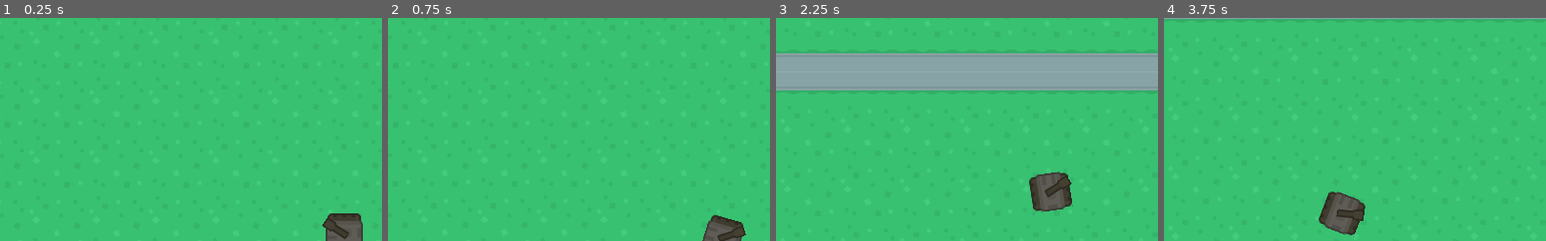
Above: before the commit, frames 1-4 (left to right).
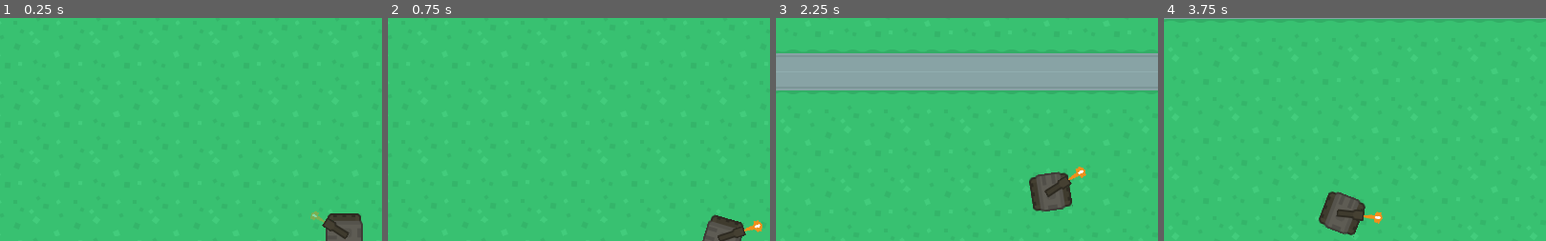
Above: after the commit, the same moments.

Repository: Lucantas/extreme-tank-battle
Game: Godot game, scene res://Main.tscn
Same seed, same stepped clock (60 frames per second), same inputs: the game is played once before the commit and once after it.
Inputs (mouse positions are % of the whole screen's width and height, from its top left):
- Up to frame 1 (0.25 s): no input
- Up to frame 2 (0.75 s): tap Enter at 0.5 s; move the mouse to (72, 45) at 0.52 s; press the mouse at (72, 45) at 0.53 s; hold Right (ui_right) from 0.53 s (still down)
- Up to frame 3 (2.25 s): move the mouse to (30, 55) at 1.27 s; release Right (ui_right) at 1.28 s; release the mouse at (30, 55) at 1.28 s; hold Down (ui_down) 1.28-2.03 s; click (30, 55) at 1.35 s; move the mouse to (60, 28) at 2.02 s; press the mouse at (60, 28) at 2.03 s; hold Right (ui_right) from 2.03 s (still down)
- Up to frame 4 (3.75 s): move the mouse to (45, 70) at 2.77 s; release Right (ui_right) at 2.78 s; release the mouse at (45, 70) at 2.78 s; hold Up (ui_up) 2.78-3.53 s; click (45, 70) at 2.85 s; move the mouse to (80, 65) at 3.52 s; press the mouse at (80, 65) at 3.53 s; hold Left (ui_left) from 3.53 s (still down)
The pictures show only the part of the screen within x 8-58%, y 8-58%; the shares and areas given below are measured in that part.

The runs differ from the first frame. In frame 1, less than 0.1% of the frame differs, in the area x 81-85%, y 86-92%; in frame 2, 0.1%, in the area x 93-98%, y 90-97%; in frame 3, 0.1%; in frame 4, 0.1%.

Commit message:
created animation for muzzle flash

Diff:
--- a/source/Characters/Tank/Player.gd
+++ b/source/Characters/Tank/Player.gd
@@ -1,16 +1,12 @@
-extends KinematicBody2D
+extends "res://Characters/Tank/Tank.gd"
 
-export (int) var speed = 200
-export (float) var rotation_speed = 1.5
-
-var velocity = Vector2()
-var rotation_dir = 0
 var screen_size = 0
 
 func ready():
 	screen_size = get_viewport_rect().size
 
 func get_input():
+	rotation_speed = 1.5
 	$Barrel.look_at(get_global_mouse_position())
 	screen_size = get_viewport_rect().size
 	rotation_dir = 0
@@ -25,10 +21,26 @@
 	if Input.is_action_pressed('ui_up'):
 	    velocity = Vector2(speed, 0).rotated(rotation)
 
+
 	position.x = clamp(position.x, 0, screen_size.x)
 	position.y = clamp(position.y, 0, screen_size.y)
 
+func handle_shoot():
+	if Input.is_action_pressed("fire"):
+		$Barrel/MuzzleFlash.show()
+		$AnimationPlayer.play("muzzle-flash")
+
+	if Input.is_action_just_released("fire"):
+		$Barrel/MuzzleFlash.hide()
+		$AnimationPlayer.stop()
+
+
 func _physics_process(delta):
 	get_input()
+	handle_shoot()
 	rotation += rotation_dir * rotation_speed * delta
 	move_and_slide(velocity)
+
+
+func _on_AnimationPlayer_finished():
+	$AnimationPlayer.stop()
--- a/source/Characters/Tank/Player.tscn
+++ b/source/Characters/Tank/Player.tscn
@@ -1,12 +1,55 @@
-[gd_scene load_steps=6 format=2]
+[gd_scene load_steps=8 format=2]
 
 [ext_resource path="res://Characters/Tank/Player.gd" type="Script" id=1]
 [ext_resource path="res://assets/tilesets/onlyObjects_default.png" type="Texture" id=2]
 [ext_resource path="res://assets/allSprites_default_fixed.png" type="Texture" id=3]
 [ext_resource path="res://Characters/Tank/Barrel.gd" type="Script" id=4]
+[ext_resource path="res://assets/allSprites_default.png" type="Texture" id=5]
 
 [sub_resource type="RectangleShape2D" id=1]
 extents = Vector2( 18.0637, 19.8665 )
+
+[sub_resource type="Animation" id=2]
+resource_name = "muzzle-flash"
+length = 0.15
+loop = true
+step = 0.01
+tracks/0/type = "value"
+tracks/0/path = NodePath("Barrel/MuzzleFlash:modulate")
+tracks/0/interp = 1
+tracks/0/loop_wrap = true
+tracks/0/imported = false
+tracks/0/enabled = true
+tracks/0/keys = {
+"times": PoolRealArray( 0.000640099, 0.08, 0.14 ),
+"transitions": PoolRealArray( 1, 1, 1 ),
+"update": 0,
+"values": [ Color( 1, 1, 1, 1 ), Color( 1, 1, 1, 1 ), Color( 1, 1, 1, 0 ) ]
+}
+tracks/1/type = "value"
+tracks/1/path = NodePath("Barrel/MuzzleFlash:scale")
+tracks/1/interp = 1
+tracks/1/loop_wrap = true
+tracks/1/imported = false
+tracks/1/enabled = true
+tracks/1/keys = {
+"times": PoolRealArray( 0.001, 0.04, 0.08 ),
+"transitions": PoolRealArray( 1, 1, 1 ),
+"update": 0,
+"values": [ Vector2( 0.3, 0.3 ), Vector2( 0.7, 0.7 ), Vector2( 1, 1 ) ]
+}
+tracks/2/type = "value"
+tracks/2/path = NodePath("Barrel/MuzzleFlash:position")
+tracks/2/interp = 1
+tracks/2/loop_wrap = true
+tracks/2/imported = false
+tracks/2/enabled = true
+tracks/2/keys = {
+"times": PoolRealArray( 0, 0.04, 0.08 ),
+"transitions": PoolRealArray( 1, 1, 1 ),
+"update": 0,
+"values": [ Vector2( 28.6289, -0.50663 ), Vector2( 32.707, -0.50663 ), Vector2( 36.785, -0.507 ) ]
+}
 
 [node name="Player" type="KinematicBody2D"]
 script = ExtResource( 1 )
@@ -19,12 +62,22 @@
 region_rect = Rect2( 216, 168, 42, 40 )
 
 [node name="Barrel" type="Sprite" parent="."]
+editor/display_folded = true
 position = Vector2( 21.8457, 29.7 )
 texture = ExtResource( 3 )
 offset = Vector2( 10, 0 )
 region_enabled = true
 region_rect = Rect2( 373.52, 18.375, 29.25, 11.375 )
 script = ExtResource( 4 )
+
+[node name="MuzzleFlash" type="Sprite" parent="Barrel"]
+modulate = Color( 1, 1, 1, 0.368592 )
+position = Vector2( 32.3709, -0.5068 )
+rotation = 1.5708
+scale = Vector2( 0.626491, 0.626491 )
+texture = ExtResource( 5 )
+region_enabled = true
+region_rect = Rect2( 514.153, 288.957, 16, 27 )
 
 [node name="CollisionShape2D" type="CollisionShape2D" parent="."]
 position = Vector2( 21.7654, 29.5063 )
@@ -36,3 +89,6 @@
 zoom = Vector2( 0.8, 0.8 )
 limit_left = 0
 limit_top = 0
+
+[node name="AnimationPlayer" type="AnimationPlayer" parent="."]
+anims/muzzle-flash = SubResource( 2 )
--- a/source/project.godot
+++ b/source/project.godot
@@ -24,6 +24,34 @@
 window/stretch/mode="2d"
 window/stretch/aspect="keep"
 
+[input]
+
+forward={
+"deadzone": 0.5,
+"events": [ Object(InputEventKey,"resource_local_to_scene":false,"resource_name":"","device":0,"alt":false,"shift":false,"control":false,"meta":false,"command":false,"pressed":false,"scancode":87,"unicode":0,"echo":false,"script":null)
+ ]
+}
+back={
+"deadzone": 0.5,
+"events": [ Object(InputEventKey,"resource_local_to_scene":false,"resource_name":"","device":0,"alt":false,"shift":false,"control":false,"meta":false,"command":false,"pressed":false,"scancode":83,"unicode":0,"echo":false,"script":null)
+ ]
+}
+left={
+"deadzone": 0.5,
+"events": [ Object(InputEventKey,"resource_local_to_scene":false,"resource_name":"","device":0,"alt":false,"shift":false,"control":false,"meta":false,"command":false,"pressed":false,"scancode":65,"unicode":0,"echo":false,"script":null)
+ ]
+}
+right={
+"deadzone": 0.5,
+"events": [ Object(InputEventKey,"resource_local_to_scene":false,"resource_name":"","device":0,"alt":false,"shift":false,"control":false,"meta":false,"command":false,"pressed":false,"scancode":68,"unicode":0,"echo":false,"script":null)
+ ]
+}
+fire={
+"deadzone": 0.5,
+"events": [ Object(InputEventMouseButton,"resource_local_to_scene":false,"resource_name":"","device":0,"alt":false,"shift":false,"control":false,"meta":false,"command":false,"button_mask":0,"position":Vector2( 0, 0 ),"global_position":Vector2( 0, 0 ),"factor":1.0,"button_index":1,"pressed":false,"doubleclick":false,"script":null)
+ ]
+}
+
 [rendering]
 
 quality/2d/use_pixel_snap=true
